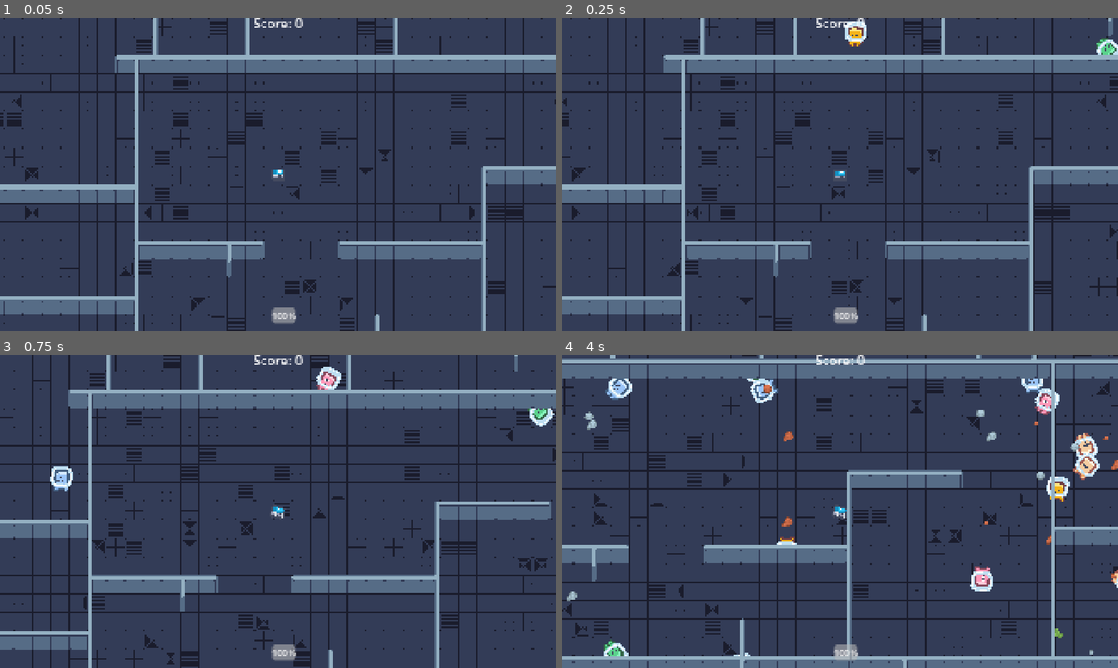
Above: before the commit, frames 1-4 (two rows, left to right).
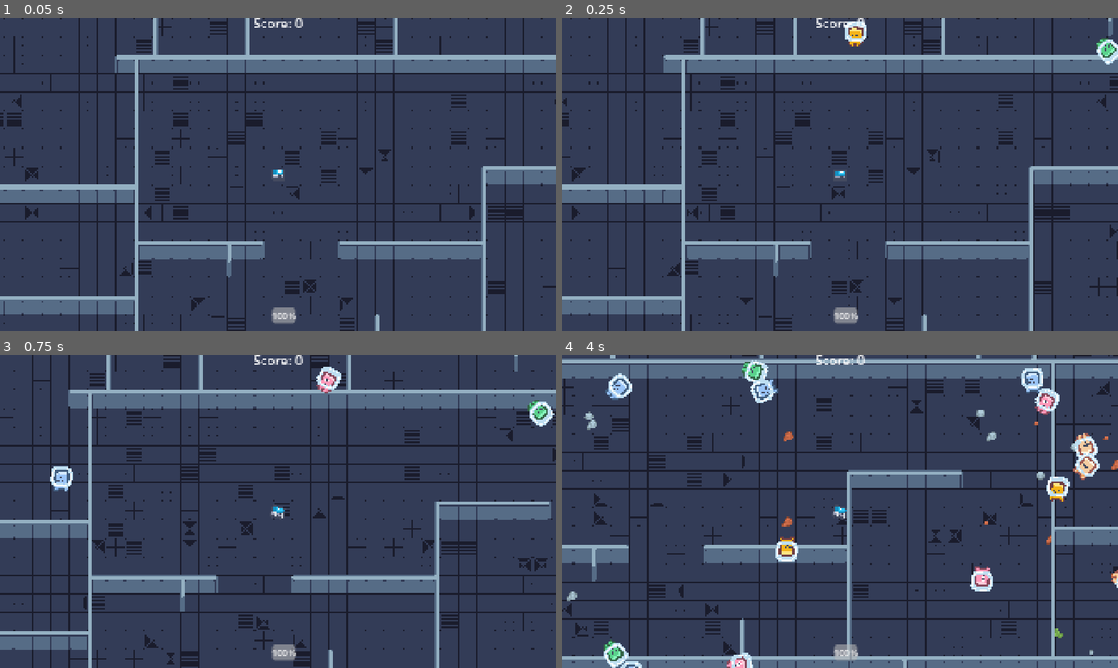
Above: after the commit, the same moments.

Repository: not-fritos/curric432-one-button-game
Game: Godot game, scene res://world.tscn
The game is run twice, just before and just after one commit, with the same random seed, the same clock (stepped at 60 frames per second) and the same inputs.
Inputs:
- Up to frame 1 (0.05 s): no input
- Up to frame 2 (0.25 s): no input
- Up to frame 3 (0.75 s): tap Enter at 0.5 s
- Up to frame 4 (4 s): no input

Frame 1 is identical in both runs. In frame 2, less than 0.1% of the frame differs, in the area x 96-100%, y 11-15%; in frame 3, 0.1%; in frame 4, 1.0%, in the area x 7-100%, y 1-100%.

Commit message:
tweak balancing + move npc to z-1

Diff:
--- a/canvas_layer.gd
+++ b/canvas_layer.gd
@@ -27,7 +27,7 @@
 	if holding:
 		Globals.TIME_MOD = slow_scale
 		charge = max(0.0, charge - drain_per_sec * delta)
-		bg_music.pitch_scale = lerp(0.75, 1.0, clamp(charge, 0.9, 1.0))
+		bg_music.pitch_scale = lerp(0.2, 1.0, charge)
 		_update_bar()
 
 		if charge <= 0.0:
@@ -41,7 +41,7 @@
 		if charge < 1.0:
 			charge = min(1.0, charge + refill_per_sec * delta)
 			_update_bar()
-		bg_music.pitch_scale = 1.0
+		bg_music.pitch_scale = lerp(1.0, 0.2, 1 - charge)
 
 func _unhandled_key_input(event: InputEvent) -> void:
 	if event is InputEventKey and not event.echo:
--- a/npc.tscn
+++ b/npc.tscn
@@ -108,6 +108,7 @@
 radius = 1.9452379
 
 [node name="npc" type="CharacterBody2D"]
+z_index = 1
 scale = Vector2(3, 3)
 collision_layer = 2
 collision_mask = 2
